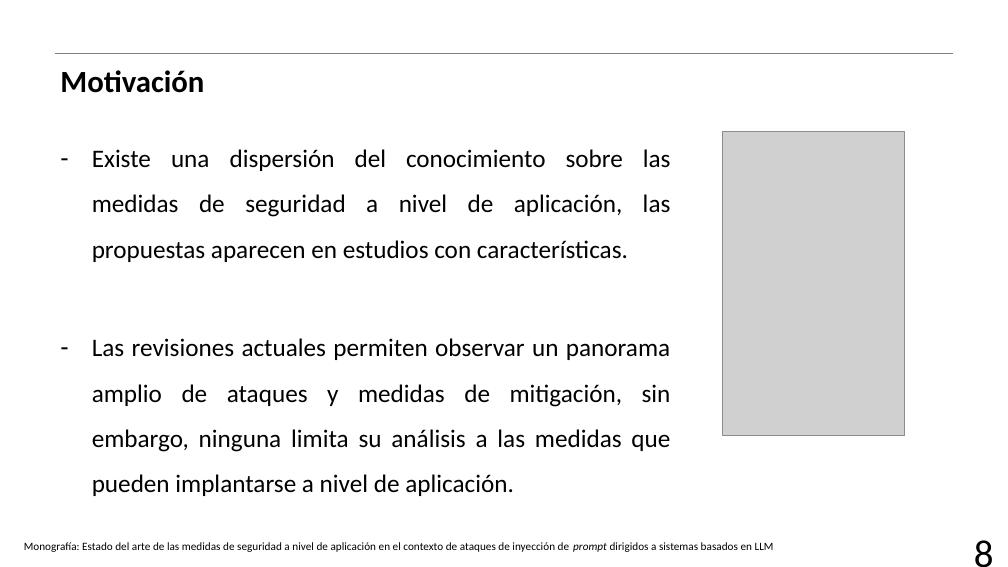
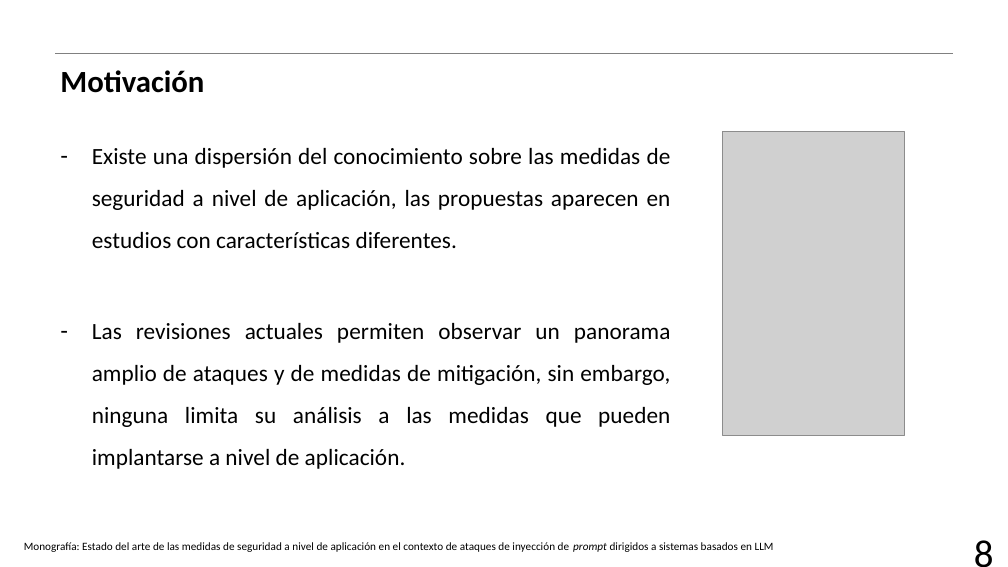
Before and after one commit to AJRx26/semestreVII, a slide deck: slide 10 of proyectoguiado/protocoloRSL/18(RSL1)_NunezSanchezAbraham.pptx (slide 9 before the commit). Drawn at 1008x567 pixels with LibreOffice and Linux fonts; fonts in the diff are those of the drawing; grey boxes stand for pictures; background and template pictures are left out. Boxes give left, top, right and bottom in pixels: in the first picture for what was removed or moved away, otherwise in the second. Text is boxed around its words. In the diff, an @@ line names an element or a change of style, - is before the commit and + after.

```diff
--- a/proyectoguiado/protocoloRSL/18(RSL1)_NunezSanchezAbraham.pptx
+++ b/proyectoguiado/protocoloRSL/18(RSL1)_NunezSanchezAbraham.pptx
@@ text at <box>92,148,671,469</box>: text changed; size 18 to 16.6 pt @@
-– Existe una dispersión del conocimiento sobre las medidas de seguridad a nivel de aplicación, las propuestas aparecen en estudios con características.
-– Las revisiones actuales permiten observar un panorama amplio de ataques y medidas de mitigación, sin embargo, ninguna limita su análisis a las medidas que pueden implantarse a nivel de aplicación.
+– Existe una dispersión del conocimiento sobre las medidas de seguridad a nivel de aplicación, las propuestas aparecen en estudios con características diferentes.
+– Las revisiones actuales permiten observar un panorama amplio de ataques y de medidas de mitigación, sin embargo, ninguna limita su análisis a las medidas que pueden implantarse a nivel de aplicación.
```
Also in this commit, not shown: 14 other slides changed, 2 slides added, 7 other files.
